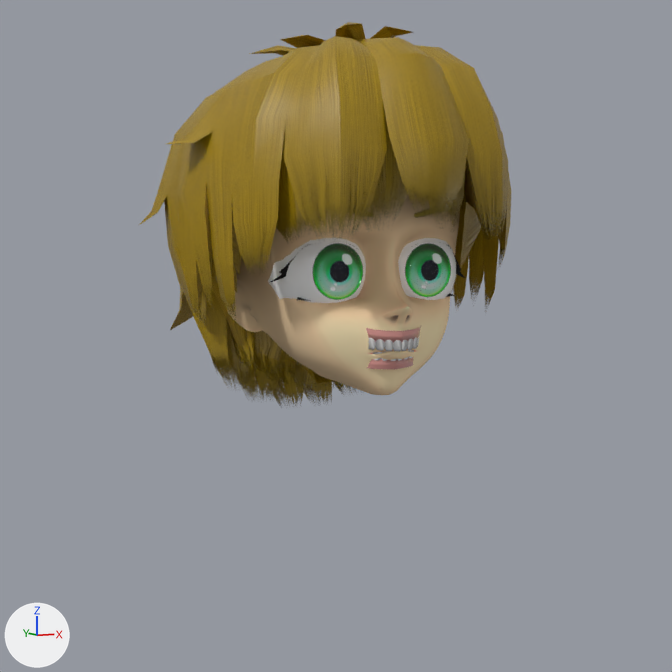
Renders of the Blender file head_Boy/head_Boy.blend from each side of a commit.
Camera for both pictures: the file's camera 'Camera'. Lighting does not change. The marker at lower left points along +X, +Y and +Z.

In view in the first picture: 'eyeball.L', 'eyeball.R', 'hair.boy', 'head.boy', 'teeth.boy'.
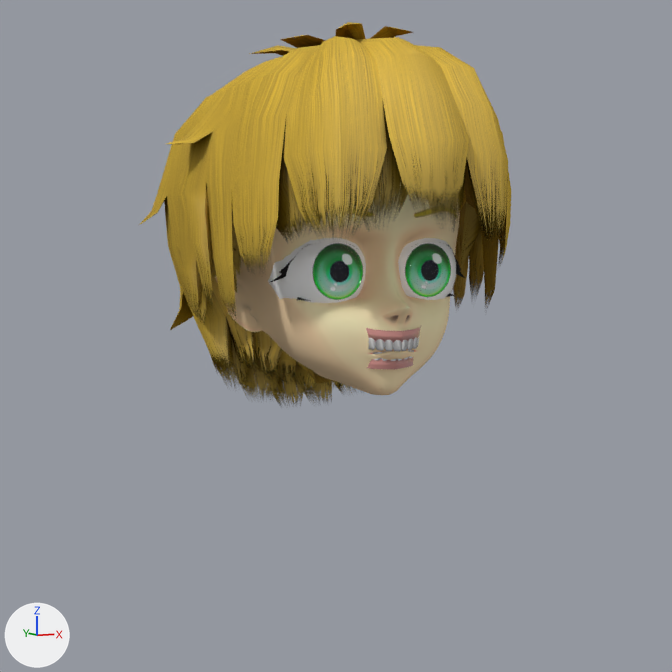
Boxes (x1, y1, x2, y2) around the edits, measured in the pictures (672 x 672 px):
'hair.boy', recoloured: (139, 22, 511, 402) in both

The edits, one by one:
Picture 'hair.png' (img_hair_png) is new.
Material 'hair.tex' (mat_hair_tex) is new.
Uses the picture img_hair_png.
me_hair_boy has 366 vertices, 375 faces and spans x -0.207..0.0, y -0.099..0.331, z -0.211..0.219.
me_hair_boy no longer uses material mat_hair.
me_hair_boy now uses material mat_hair_tex.
